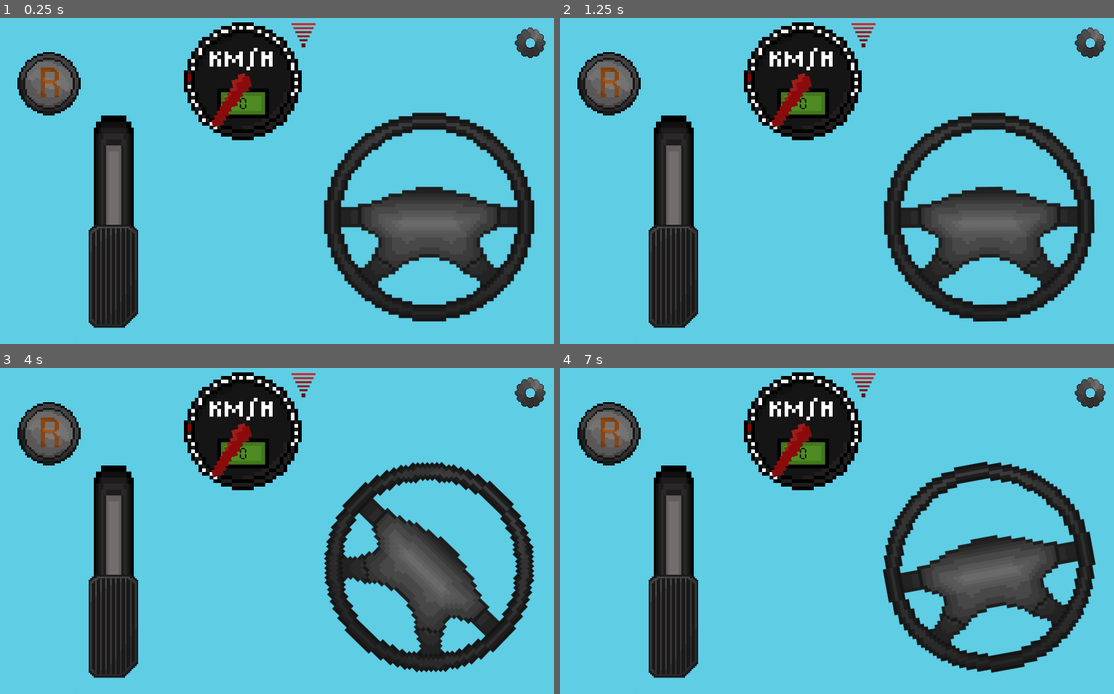
Above: before the commit, frames 1-4 (two rows, left to right).
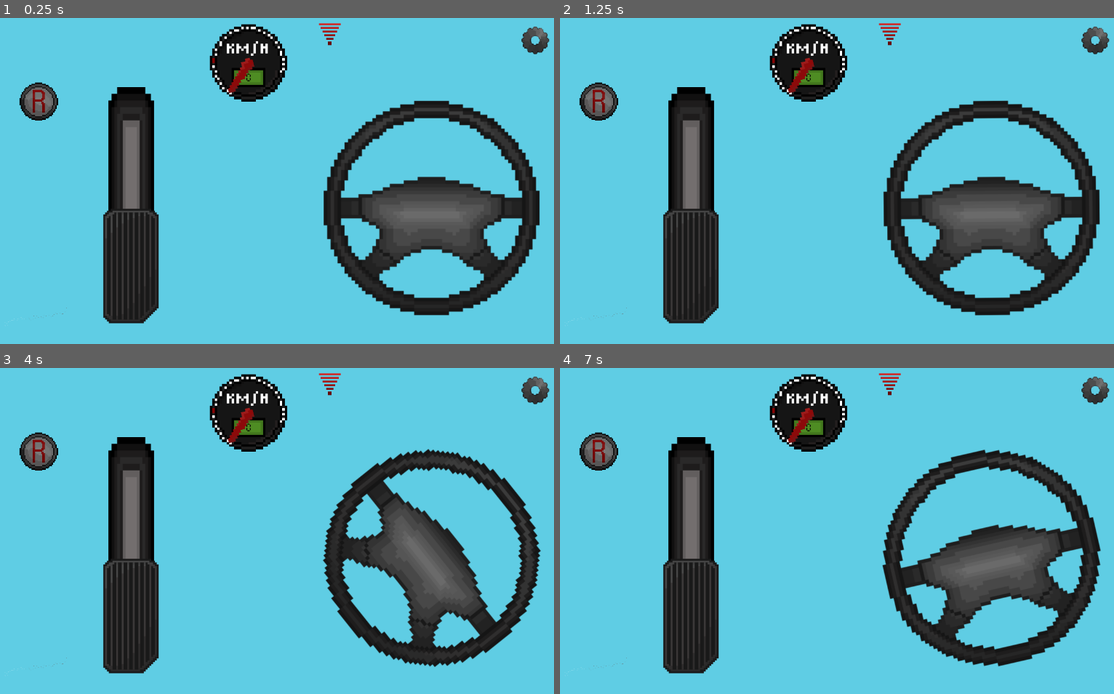
Above: after the commit, the same moments.

Repository: mfrontiera/MobileDrive
Game: Godot game, scene res://Scenes/Main.tscn
Two runs of this game, one before a commit and one after it. Both use one fixed random seed, a clock stepped at 60 frames per second and the inputs below.
Inputs (mouse positions are in pixels of both pictures, inside the frame that each line leads up to):
- Up to frame 1 (0.25 s): no input
- Up to frame 2 (1.25 s): tap Enter at 0.5 s; move the mouse to (958, 164) at 0.52 s; click (958, 164) at 0.67 s
- Up to frame 3 (4 s): drag from (155, 547) to (243, 596) at 1.27 s; tap Space at 2, 3.5 s; move the mouse to (326, 459) at 2.02 s; click (326, 459) at 2.17 s; tap Enter at 2.75 s; drag from (243, 596) to (94, 482) at 2.77 s; move the mouse to (443, 579) at 3.52 s; click (443, 579) at 3.67 s
- Up to frame 4 (7 s): drag from (654, 482) to (742, 449) at 4.27 s; tap Enter at 5 s; move the mouse to (859, 531) at 5.02 s; click (859, 531) at 5.17 s; tap Space at 5.75 s; drag from (742, 449) to (715, 547) at 5.77 s; move the mouse to (958, 514) at 6.52 s; click (958, 514) at 6.67 s

The runs differ from the first frame. In frame 1, 21% of the frame differs, in the area x 1-100%, y 1-99%; in frame 2, 21%; in frame 3, 21%; in frame 4, 21%.

Commit message:
Fixed resolution

Diff:
--- a/Scenes/Main.tscn
+++ b/Scenes/Main.tscn
@@ -47,8 +47,8 @@
 script = ExtResource("1_7rtvo")
 
 [node name="WheelTexture" type="Sprite2D" parent="."]
-position = Vector2(889, 396.957)
-scale = Vector2(1.66406, 1.67888)
+position = Vector2(993, 421)
+scale = Vector2(1.89844, 1.91534)
 texture = ExtResource("4_a5x1w")
 script = ExtResource("2_n101o")
 
@@ -59,8 +59,8 @@
 script = ExtResource("1_gg4eu")
 
 [node name="SpeedometerBackground" type="Sprite2D" parent="."]
-position = Vector2(520, 128)
-scale = Vector2(0.456719, 0.456719)
+position = Vector2(590, 102)
+scale = Vector2(0.331875, 0.331875)
 texture = ExtResource("7_0l68h")
 
 [node name="SpeedLabel" type="Label" parent="SpeedometerBackground"]
@@ -81,14 +81,14 @@
 script = ExtResource("10_g7vvh")
 
 [node name="Reverse Button" type="TouchScreenButton" parent="."]
-position = Vector2(73, 70)
-scale = Vector2(0.49, 0.49)
+position = Vector2(86, 145)
+scale = Vector2(0.330995, 0.33)
 shape = SubResource("CircleShape2D_jgabw")
 script = ExtResource("12_xnwn2")
 
 [node name="GasBackground" type="Sprite2D" parent="."]
-position = Vector2(264, 385)
-scale = Vector2(1.25033, 1.17999)
+position = Vector2(332, 389)
+scale = Vector2(1.54704, 1.46001)
 texture = ExtResource("12_etrju")
 
 [node name="GasPedal" type="TouchScreenButton" parent="GasBackground"]
@@ -99,7 +99,7 @@
 script = ExtResource("5_sqhv0")
 
 [node name="SettingsEnterButton" type="TouchScreenButton" parent="."]
-position = Vector2(1051, 14)
+position = Vector2(1183, 14)
 scale = Vector2(0.53125, 0.53125)
 texture_normal = ExtResource("17_oayy7")
 texture_pressed = ExtResource("17_oayy7")
@@ -110,7 +110,7 @@
 script = ExtResource("17_vinui")
 
 [node name="ConnectionStatus" type="Sprite2D" parent="Node"]
-position = Vector2(640, 37)
+position = Vector2(769, 39)
 
 [connection signal="idSignal" from="." to="Node" method="_on_main_id_signal"]
 [connection signal="ipSignal" from="." to="Node" method="_on_main_ip_signal"]
--- a/Scenes/Settings.tscn
+++ b/Scenes/Settings.tscn
@@ -64,19 +64,19 @@
 step = 0.05
 
 [node name="ShifterLabel" type="Label" parent="."]
-offset_left = 384.0
-offset_top = 247.0
-offset_right = 640.0
-offset_bottom = 270.0
+offset_left = 395.0
+offset_top = 248.0
+offset_right = 651.0
+offset_bottom = 271.0
 theme_override_colors/font_color = Color(0, 0, 0, 1)
 theme_override_fonts/font = ExtResource("1_3c7lu")
 text = "Gas pedal comeback speed"
 
 [node name="WheelLabel" type="Label" parent="."]
 offset_left = 401.0
-offset_top = 154.0
+offset_top = 157.0
 offset_right = 623.0
-offset_bottom = 177.0
+offset_bottom = 180.0
 theme_override_colors/font_color = Color(0, 0, 0, 1)
 theme_override_fonts/font = ExtResource("1_3c7lu")
 text = "Wheel comeback speed"
--- a/Scripts/Reverse Button.gd
+++ b/Scripts/Reverse Button.gd
@@ -4,7 +4,7 @@
 # Called when the node enters the scene tree for the first time.
 func _ready():
 	emit_signal("press_state",1)
-	texture_normal = preload("res://Textures/Gui/Misc/reverseButtonPressed.png")
+	texture_normal = preload("res://Textures/Gui/Misc/reverseButton.png")
 	pass # Replace with function body.
 
 
--- a/project.godot
+++ b/project.godot
@@ -20,7 +20,10 @@
 
 [display]
 
-window/stretch/mode="canvas_items"
+window/size/viewport_width=1280
+window/size/viewport_height=720
+window/stretch/mode="viewport"
+window/stretch/aspect="ignore"
 
 [input_devices]
 
Not shown, changed: export_presets.cfg
Not shown, added: Apps/MobileDrive_v0.2.apk
Not shown, added: Apps/MobileDrive_v0.2.apk.idsig
